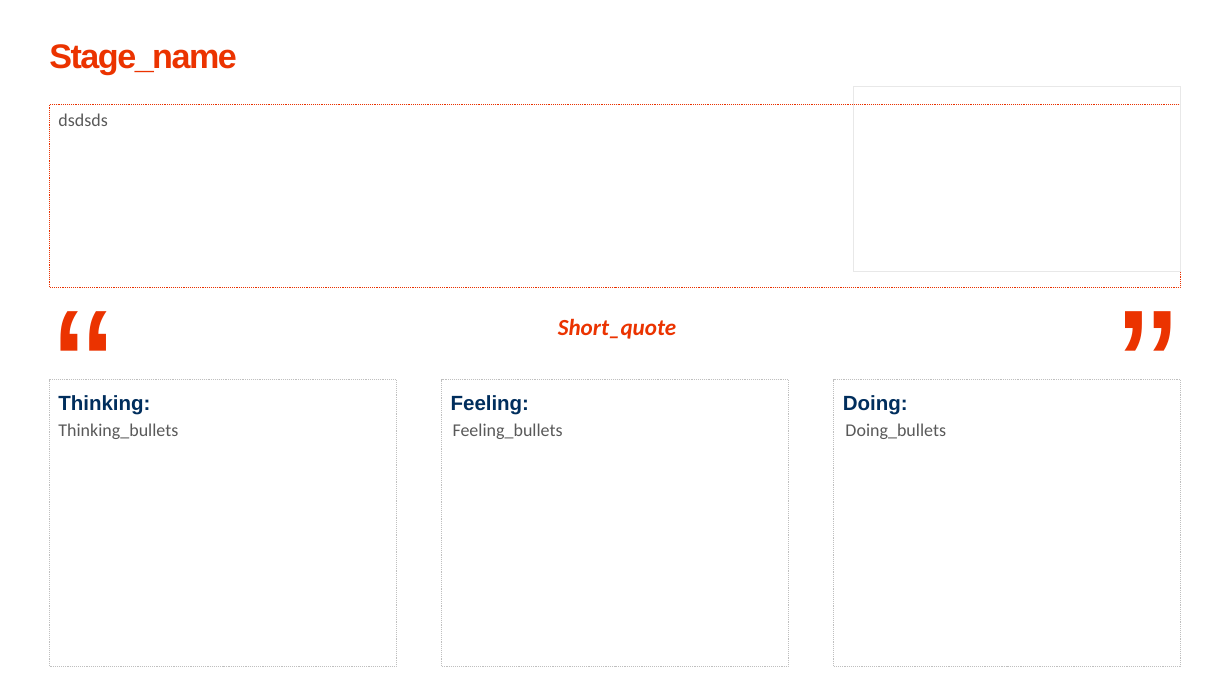
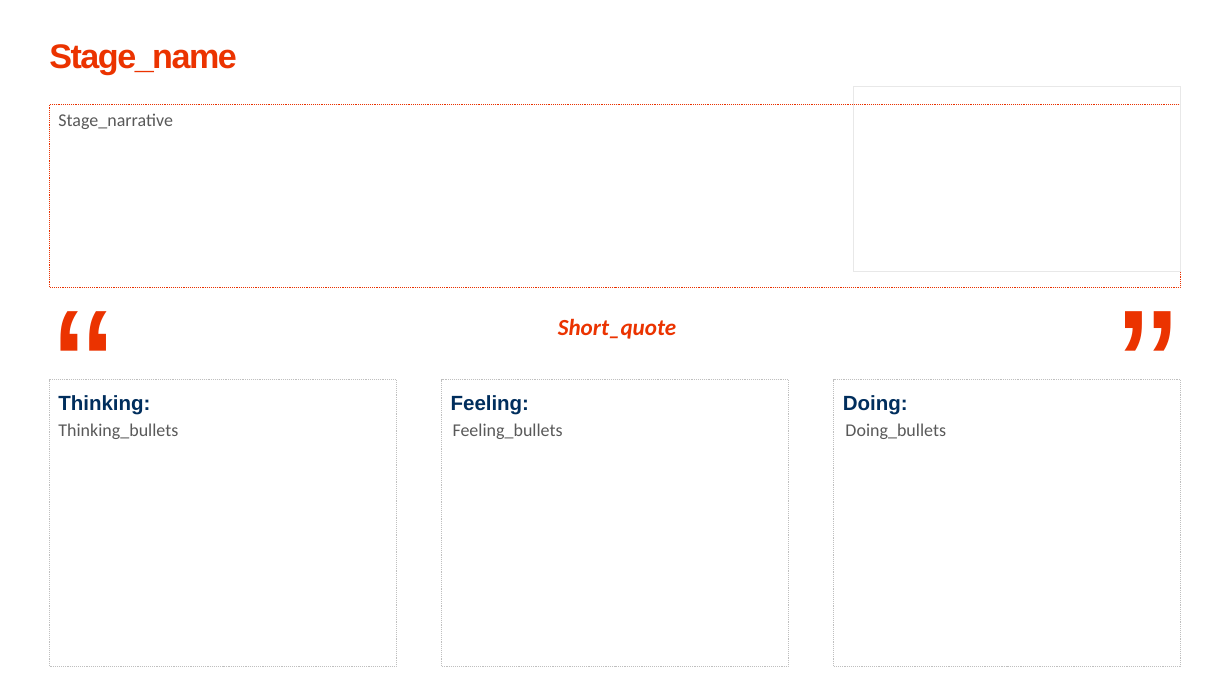
Before and after one commit to xpistos90210/templates, a slide deck: slide 4 of Journey_template.pptx. Drawn at 1232x693 pixels with LibreOffice and Linux fonts; fonts in the diff are those of the drawing. Boxes give left, top, right and bottom in pixels: in the first picture for what was removed or moved away, otherwise in the second. Text is boxed around its words. In the diff, an @@ line names an element or a change of style, - is before the commit and + after.

```diff
--- a/Journey_template.pptx
+++ b/Journey_template.pptx
@@ text at [58,113,173,129]: text changed @@
-dsdsds
+Stage_narrative
```
Also in this commit, not shown: 4 other slides changed.
